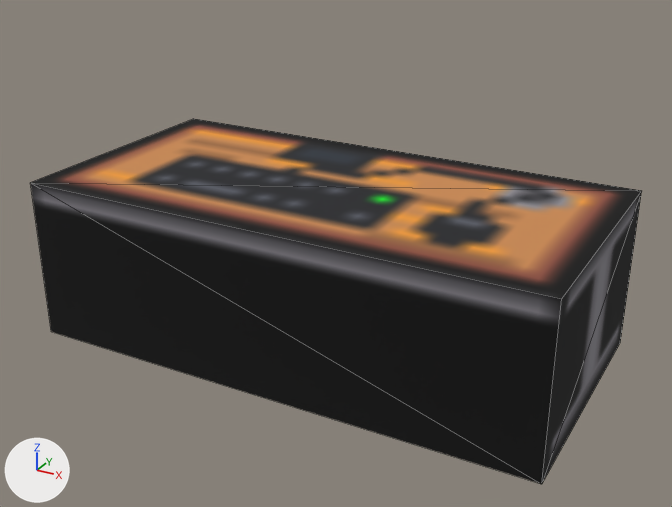
The OBJ model gfx/models/desk.obj: old version first, new version second.
Both versions are drawn from a camera (50 mm lens) standing at (41.0, -53.1, 28.3) and looking at (16.8, -9.0, 6.2). Arrows for +X, +Y and +Z are at lower left; the lights stay in place. Mesh edges are drawn as thin lines. Where no turn or scale is listed for an object, it has been applied to the vertices.

Names of what the first picture shows: 'desk'.
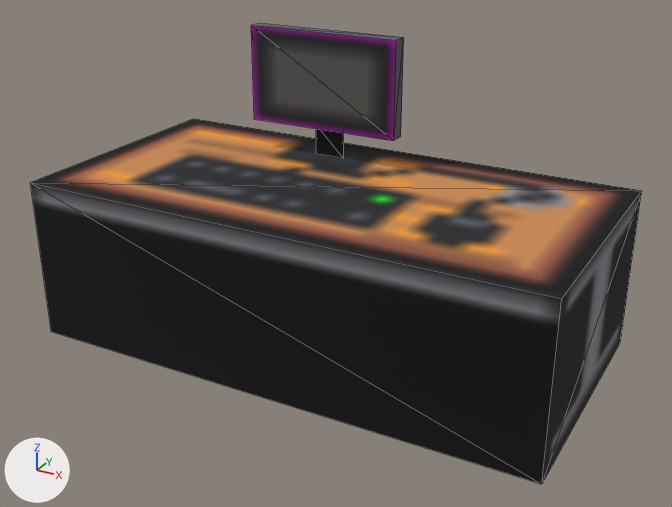
Commit message: refactored desk model

The change, as a diff of the scene's bpy script:
```diff
--- a/gfx/models/desk.obj.py
+++ b/gfx/models/desk.obj.py
@@ img_monitor_png @@
+img_monitor_png = load_image('monitor.png', 'monitor.png', 16, 16, 'sRGB')
@@ mat_monitor @@
+mat_monitor = principled_material('monitor')
+mat_monitor.texture = img_monitor_png
+mat_monitor.roughness = 1.0
@@ me_desk @@
 # used by ob_desk; location = (0.0, 0.0, 0.0)
 # verts and faces of me_desk; kept vertices keep their numbers, new ones are numbered from 8
-me_desk.from_pydata(...)  # 8 vertices, 10 faces; spans x 0.0..32.0, y -16.0..0.0, z 0.0..10.0
+me_desk.from_pydata(...)  # 20 vertices, 24 faces; spans x 0.0..32.0, y -16.0..0.0, z 0.0..18.0
+# me_desk part 1: a new loose piece, a box spanning x 8.0..18.0, y -4.0..-3.0, z 12.0..18.0, in mat_monitor (picture img_monitor_png)
+# me_desk part 2
+verts[8] = (12.0, -3.0, 12.0)
+verts[9] = (14.0, -3.0, 12.0)
+verts[10] = (14.0, -3.0, 10.0)  # pixel (343, 158)
+verts[11] = (12.0, -3.0, 10.0)  # pixel (315, 153)
+faces += [(8, 11, 10), (8, 10, 9)]  # mat_monitor (picture img_monitor_png)
 me_desk.materials.append(mat_desk)
+me_desk.materials.append(mat_monitor)  # picture img_monitor_png
```

Boxes [x1, y1, x2, y2] around the edits, measured in the pictures (672 x 507 px):
'desk', reshaped (26% taller): before [31, 119, 641, 484]; after [31, 23, 641, 484]
part 1 of me_desk, added: after [251, 23, 404, 141]
part 2 of me_desk, added (black): after [316, 129, 343, 158]
